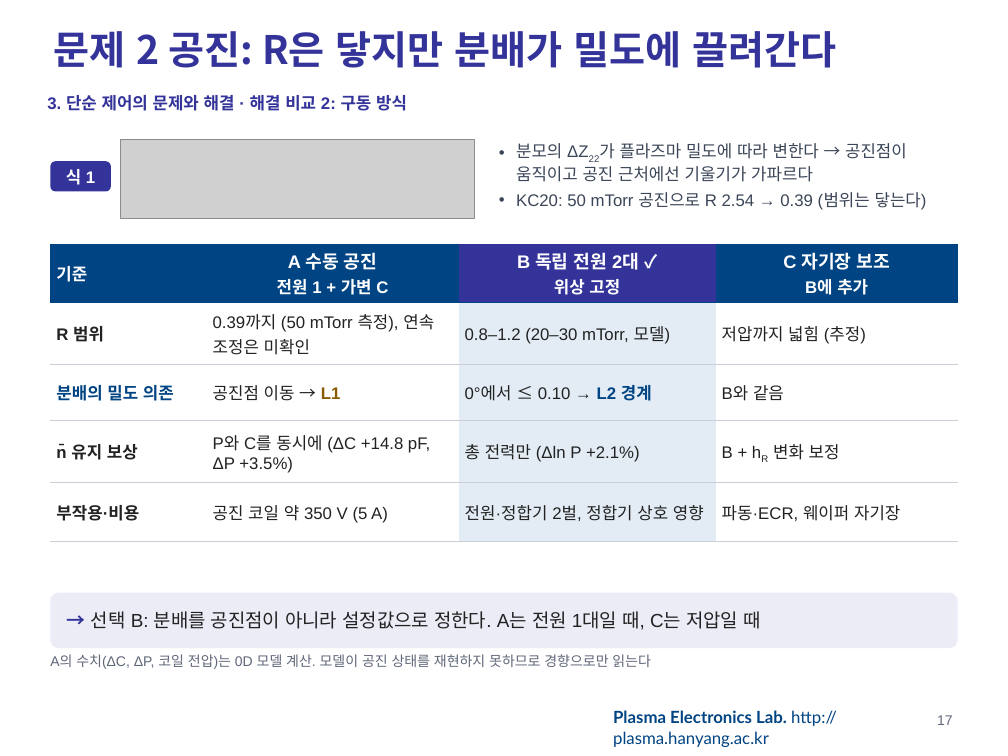
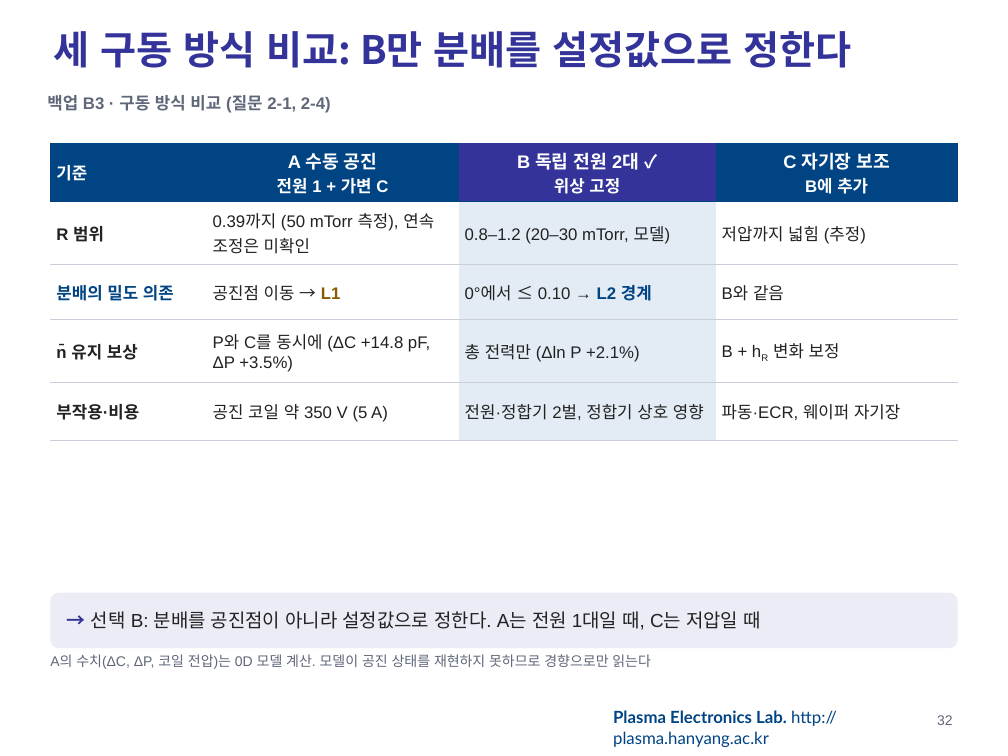
Before and after one commit to garlicjam-pyo/plasma, a slide deck: slide 32 of presentations/1차발표_최종.pptx (slide 17 before the commit). Drawn at 1008x756 pixels with LibreOffice and Linux fonts; fonts in the diff are those of the drawing; grey boxes stand for pictures; background and template pictures are left out. Boxes give left, top, right and bottom in pixels: in the first picture for what was removed or moved away, otherwise in the second. Text is boxed around its words. In the diff, an @@ line names an element or a change of style, - is before the commit and + after.

```diff
--- a/presentations/1차발표_최종.pptx
+++ b/presentations/1차발표_최종.pptx
@@ title at [54,31,852,68]: text changed @@
-문제 2 공진: R은 닿지만 분배가 밀도에 끌려간다
+세 구동 방식 비교: B만 분배를 설정값으로 정한다
@@ text at [47,95,331,113]: text changed; text colour #333399 to #5F6779 @@
-3. 단순 제어의 문제와 해결 · 해결 비교 2: 구동 방식
+백업 B3 · 구동 방식 비교 (질문 2-1, 2-4)
@@ table: place and size @@
-table at [50,244,958,541]
+table at [50,143,958,440]
@@ picture removed at [121,139,475,219] @@
@@ text removed at [516,143,927,210] @@
-• 분모의 ΔZ22가 플라즈마 밀도에 따라 변한다 → 공진점이 움직이고 공진 근처에선 기울기가 가파르다
-• KC20: 50 mTorr 공진으로 R 2.54 → 0.39 (범위는 닿는다)
@@ rounded rectangle removed at [50,161,111,192] @@
-식 1
@@ page number at [937,715,953,725]: text changed @@
-17
+32
```
Also in this commit, not shown: 32 other slides changed, 7 slides added, 2 slides removed, 8 other files.
